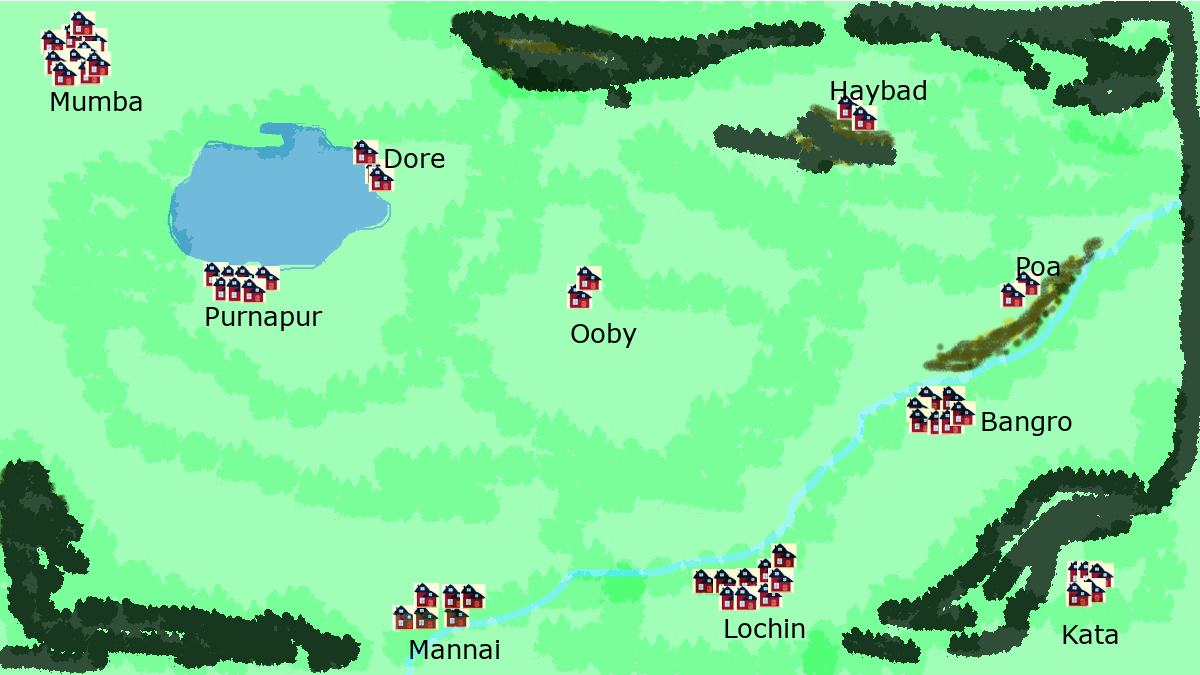
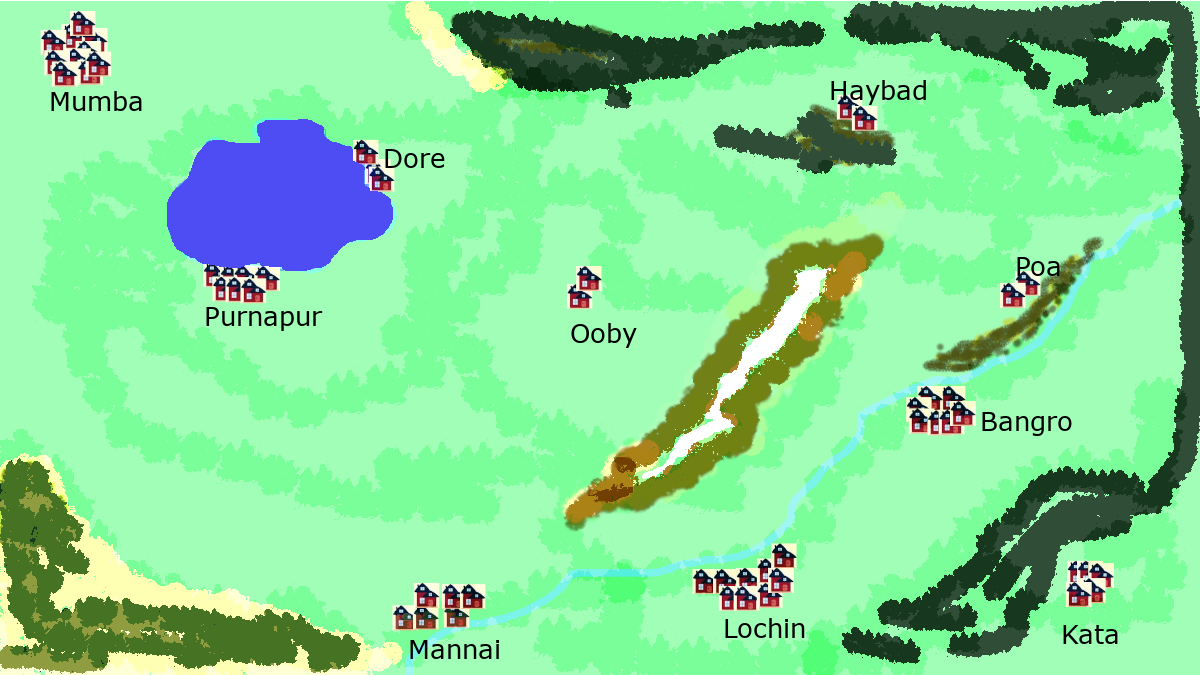
Layer changes from the first 1200×675 image to the second:
painted on "aerialview.png" over [0, 1, 907, 675]
